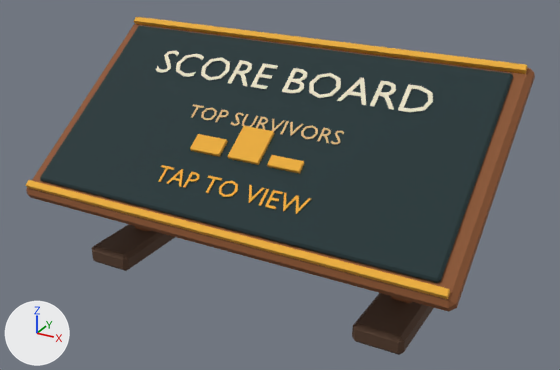
A saved change to the glTF model assets/models/raft-scoreboard.glb.
Before and after are seen from a camera (50 mm lens) standing at (4.3, -7.45, 5.0) and looking at (0.19, 0.03, 1.26). Arrows for +X, +Y and +Z are at lower left; the lights stay in place. The older version comes first. Vertices at exactly the same position are counted once.

Script lines for the objects in view, before the commit:
```python
me_cube_149 = bpy.data.meshes.new('Cube.149')
me_cube_149.from_pydata(...)  # 1108 vertices, 2112 faces; spans x -2.75..2.75, y -1.27..1.25, z 0.0..2.81
me_cube_149.materials.append(mat_raft_palette)  # picture img_raft_palette
ob_raft_scoreboard = bpy.data.objects.new('raft-scoreboard', me_cube_149)
ob_raft_scoreboard.location = (0.0, 0.0, 0.0)
```
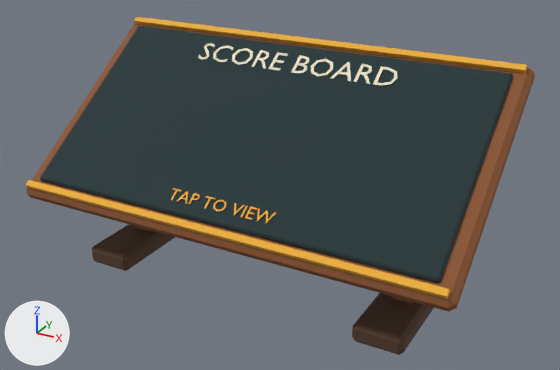
Where the change shows, as pixel boxes (x1, y1, x2, y2) in the pictures (560 x 370 px; the box of a moved part takes in the faces that stretch with it):
part 1 of me_cube_149, moved or reshaped
    before: (398, 85, 433, 113)
    after: (373, 66, 398, 86)
part 2 of me_cube_149, moved or reshaped
    before: (370, 81, 396, 110)
    after: (353, 64, 372, 84)
part 3 of me_cube_149, moved or reshaped
    before: (337, 77, 366, 105)
    after: (331, 62, 351, 81)
part 4 of me_cube_149, moved or reshaped
    before: (309, 73, 341, 98)
    after: (311, 59, 333, 77)
part 5 of me_cube_149, moved or reshaped
    before: (281, 68, 307, 93)
    after: (291, 55, 309, 73)
part 6 of me_cube_149, moved or reshaped
    before: (250, 64, 278, 89)
    after: (268, 52, 288, 71)
part 7 of me_cube_149, moved or reshaped
    before: (227, 60, 252, 86)
    after: (251, 50, 269, 69)
part 8 of me_cube_149, moved or reshaped
    before: (201, 108, 217, 120)
    after: (232, 48, 253, 65)
part 9 of me_cube_149, moved or reshaped
    before: (156, 51, 179, 73)
    after: (198, 43, 215, 60)
part 10 of me_cube_149, moved or reshaped
    before: (283, 193, 311, 214)
    after: (257, 208, 276, 223)
part 11 of me_cube_149, moved or reshaped
    before: (265, 190, 283, 209)
    after: (245, 206, 257, 220)
part 12 of me_cube_149, moved or reshaped
    before: (259, 189, 269, 206)
    after: (241, 206, 248, 217)
part 13 of me_cube_149, moved or reshaped
    before: (249, 185, 265, 203)
    after: (234, 203, 245, 215)
part 14 of me_cube_149, moved or reshaped
    before: (219, 181, 238, 197)
    after: (213, 200, 226, 211)
part 15 of me_cube_149, moved or reshaped
    before: (206, 175, 222, 193)
    after: (204, 196, 216, 209)
part 16 of me_cube_149, moved or reshaped
    before: (183, 172, 200, 188)
    after: (188, 193, 200, 205)
part 17 of me_cube_149, moved or reshaped
    before: (167, 169, 183, 187)
    after: (177, 191, 188, 204)
part 18 of me_cube_149, moved or reshaped
    before: (158, 165, 174, 182)
    after: (171, 188, 182, 200)
part 19 of me_cube_149, deleted (orange)
    before: (176, 54, 344, 174)
part 20 of me_cube_149, moved or reshaped
    before: (201, 57, 230, 81)
    after: (213, 46, 234, 62)

Diff of the bpy script that builds the scene:
```diff
--- a/assets/models/raft-scoreboard.glb.py
+++ b/assets/models/raft-scoreboard.glb.py
@@ me_cube_149 @@
-me_cube_149.from_pydata(...)  # 1108 vertices, 2112 faces; spans x -2.75..2.75, y -1.27..1.25, z 0.0..2.81
+me_cube_149.from_pydata(...)  # 716 vertices, 1368 faces; spans x -2.75..2.75, y -1.27..1.25, z 0.0..2.81
+# me_cube_149 part 1: the loose piece of 28 vertices spanning x 1.49..1.84, y 0.35..0.66, z 2.31..2.53 is scaled about its middle by 0.727, then moved by (-0.45, 0.21, 0.15)
+# me_cube_149 part 2: the loose piece of 48 vertices spanning x 1.16..1.45, y 0.35..0.66, z 2.31..2.53 is scaled about its middle by 0.727, then moved by (-0.36, 0.21, 0.15)
+# me_cube_149 part 3: the loose piece of 22 vertices spanning x 0.75..1.12, y 0.35..0.67, z 2.31..2.53 is scaled about its middle by 0.727, then moved by (-0.26, 0.21, 0.15)
+# me_cube_149 part 4: the loose piece of 32 vertices spanning x 0.32..0.73, y 0.35..0.67, z 2.31..2.53 is scaled about its middle by 0.727, then moved by (-0.14, 0.21, 0.15)
+# me_cube_149 part 5: the loose piece of 52 vertices spanning x 0.03..0.29, y 0.35..0.66, z 2.31..2.53 is scaled about its middle by 0.727, then moved by (-0.04, 0.21, 0.15)
+# me_cube_149 part 6: the loose piece of 24 vertices spanning x -0.4..-0.18, y 0.35..0.66, z 2.31..2.53 is scaled about its middle by 0.727, then moved by (0.08, 0.21, 0.15)
+# me_cube_149 part 7: the loose piece of 48 vertices spanning x -0.73..-0.44, y 0.35..0.66, z 2.31..2.53 is scaled about its middle by 0.727, then moved by (0.16, 0.21, 0.15)
+# me_cube_149 part 8: the loose piece of 32 vertices spanning x -0.84..-0.64, y -0.13..0.03, z 1.97..2.09 is scaled about its middle by 1.43, then moved by (0.02, 0.77, 0.54)
+# me_cube_149 part 9: the loose piece of 44 vertices spanning x -1.84..-1.63, y 0.35..0.67, z 2.31..2.53 is scaled about its middle by 0.727, then moved by (0.47, 0.21, 0.15)
+# me_cube_149 part 10: the loose piece of 26 vertices spanning x 0.65..0.99, y -0.9..-0.72, z 1.43..1.56 is scaled about its middle by 0.687, then moved by (-0.26, -0.18, -0.13)
+# me_cube_149 part 11: the loose piece of 24 vertices spanning x 0.52..0.64, y -0.9..-0.72, z 1.43..1.56 is scaled about its middle by 0.688, then moved by (-0.18, -0.18, -0.13)
+# me_cube_149 part 12: the loose piece of 8 vertices spanning x 0.44..0.47, y -0.9..-0.72, z 1.43..1.56 is scaled about its middle by 0.687, then moved by (-0.14, -0.18, -0.13)
+# me_cube_149 part 13: the loose piece of 14 vertices spanning x 0.22..0.41, y -0.9..-0.72, z 1.43..1.56 is scaled about its middle by 0.688, then moved by (-0.1, -0.18, -0.13)
+# me_cube_149 part 14: the loose piece of 32 vertices spanning x -0.12..0.12, y -0.9..-0.72, z 1.43..1.56 is scaled about its middle by 0.687, then moved by (0.0, -0.18, -0.13)
+# me_cube_149 part 15: the loose piece of 16 vertices spanning x -0.32..-0.14, y -0.9..-0.72, z 1.43..1.56 is scaled about its middle by 0.687, then moved by (0.07, -0.18, -0.13)
+# me_cube_149 part 16: the loose piece of 32 vertices spanning x -0.56..-0.42, y -0.9..-0.72, z 1.43..1.56 is scaled about its middle by 0.687, then moved by (0.15, -0.18, -0.13)
+# me_cube_149 part 17: the loose piece of 22 vertices spanning x -0.79..-0.58, y -0.9..-0.72, z 1.43..1.56 is scaled about its middle by 0.687, then moved by (0.21, -0.18, -0.13)
+# me_cube_149 part 18: the loose piece of 16 vertices spanning x -0.98..-0.8, y -0.9..-0.72, z 1.43..1.56 is scaled about its middle by 0.687, then moved by (0.28, -0.18, -0.13)
+# me_cube_149 part 19: 15 loose pieces with 396 vertices, spanning x -1.59..1.02, y -0.51..0.67, z 1.7..2.53, are deleted
+# me_cube_149 part 20: 31 vertices removed from x -1.2..-0.79, y 0.35..0.67, z 2.31..2.53; 35 vertices added at x -1.15..-0.91, y 0.6..0.83, z 2.48..2.65
 me_cube_149.materials.append(mat_raft_palette)
```
